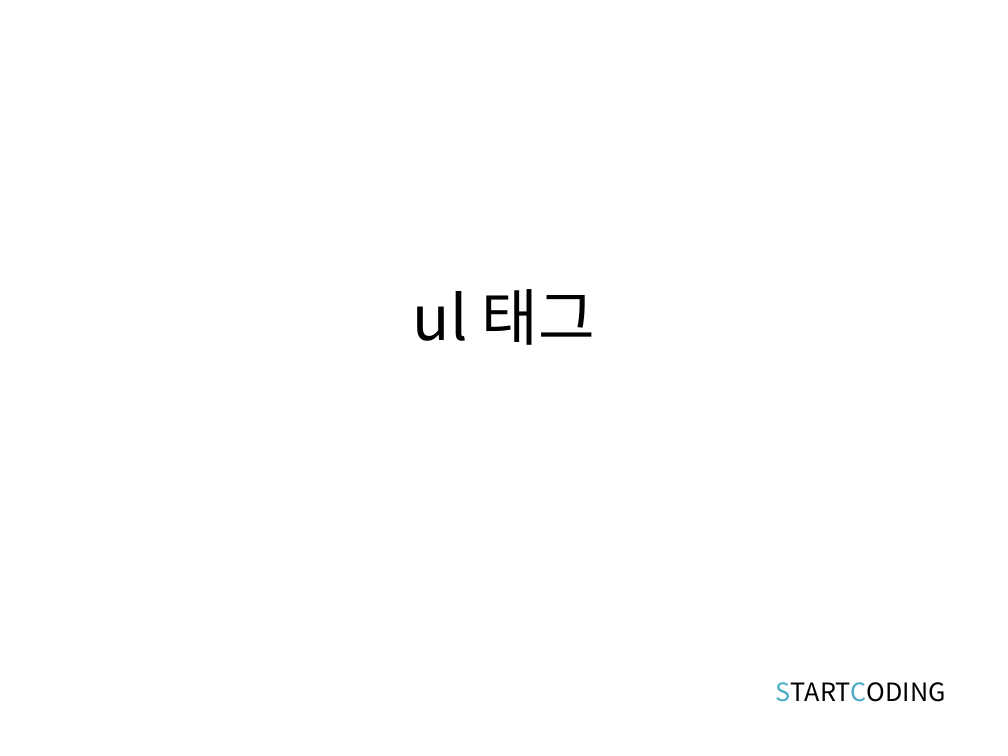
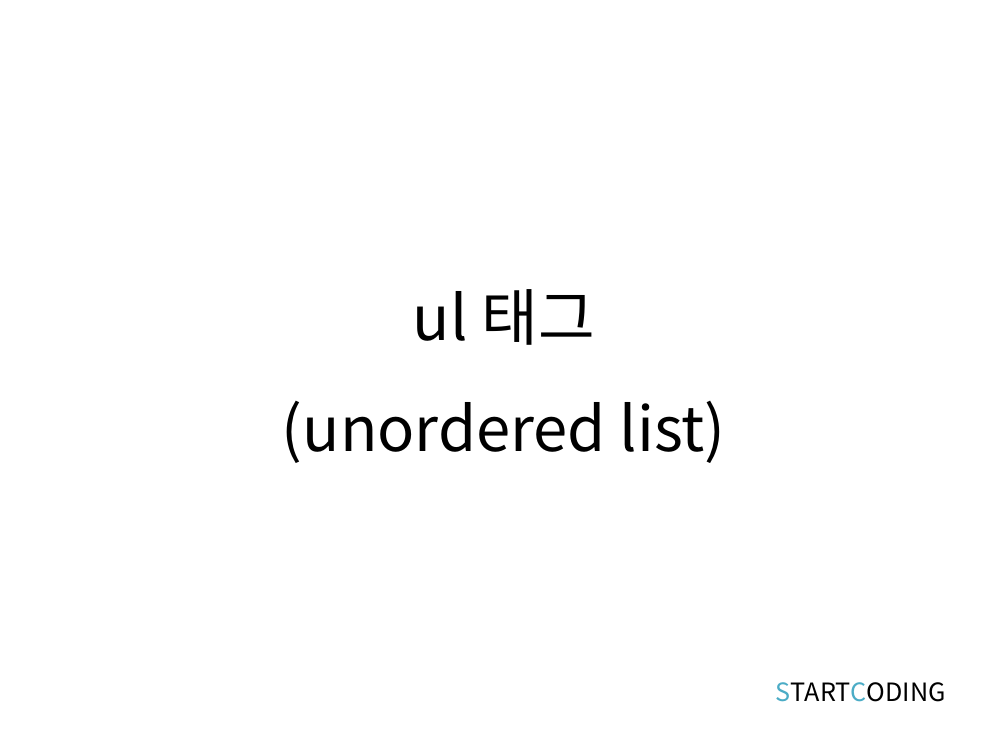
Before and after one commit to kwonkijun/web, a slide deck: slide 2 of 프론트엔드기초(PPT)/HTML5 4강_목록태그.pptx. Drawn at 1008x756 pixels with LibreOffice and Linux fonts; fonts in the diff are those of the drawing. Boxes give left, top, right and bottom in pixels: in the first picture for what was removed or moved away, otherwise in the second. Text is boxed around its words. In the diff, an @@ line names an element or a change of style, - is before the commit and + after.

```diff
--- a/프론트엔드기초(PPT)/HTML5 4강_목록태그.pptx
+++ b/프론트엔드기초(PPT)/HTML5 4강_목록태그.pptx
@@ text added at bbox=[282, 401, 726, 463], 44 pt, text #000000 @@
+(unordered list)
```
Also in this commit, not shown: 5 other slides changed, 1 slide added, 13 other files.
